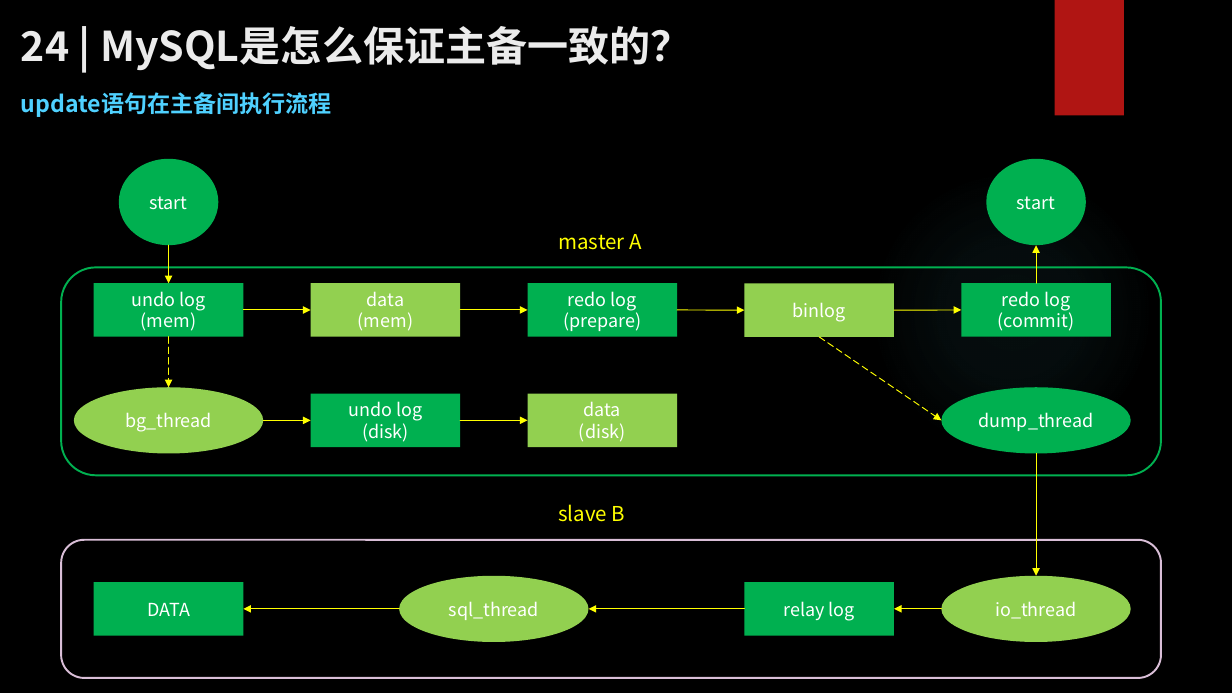
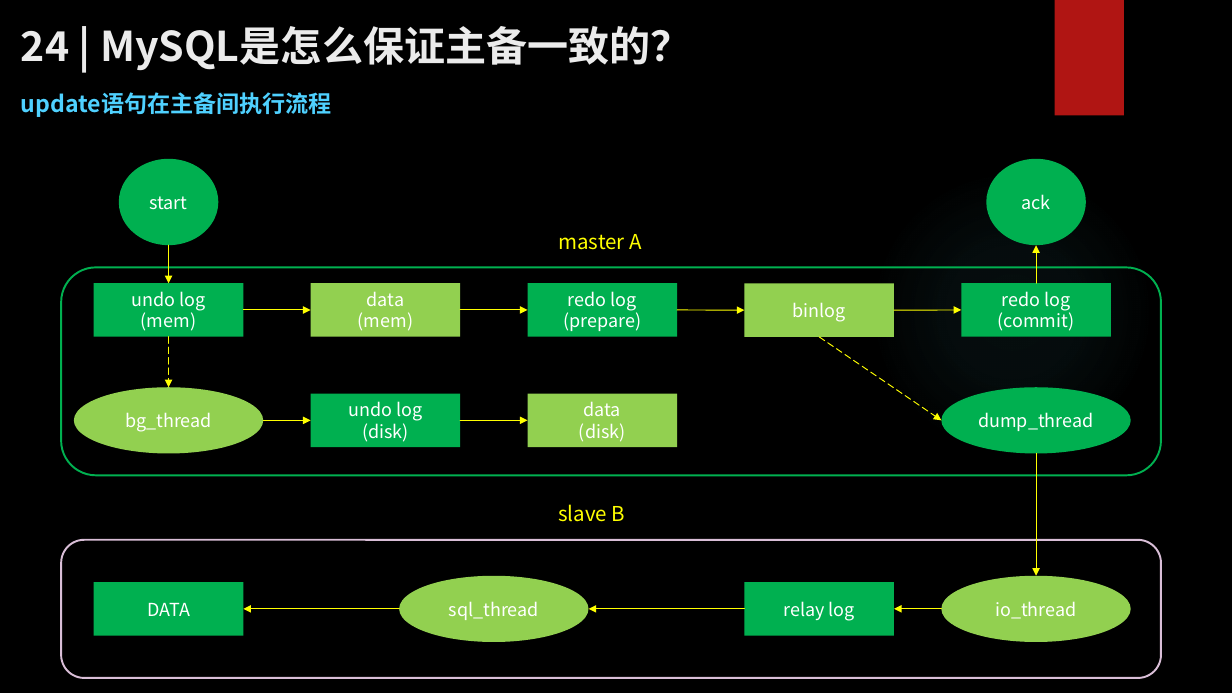
Before and after one commit to zhangkekf/reading-notes, a slide deck: slide 3 of MySQL实战/24MySQL是怎么保证主备一致的？.pptx. Drawn at 1232x693 pixels with LibreOffice and Linux fonts; fonts in the diff are those of the drawing; background and template pictures are left out. Boxes give left, top, right and bottom in pixels: in the first picture for what was removed or moved away, otherwise in the second. Text is boxed around its words. In the diff, an @@ line names an element or a change of style, - is before the commit and + after.

```diff
--- a/MySQL实战/24MySQL是怎么保证主备一致的？.pptx
+++ b/MySQL实战/24MySQL是怎么保证主备一致的？.pptx
@@ text in ellipse at (1021,194,1050,210): text changed @@
-start
+ack
```
Also in this commit, not shown: 1 other slide changed, 2 other files.
